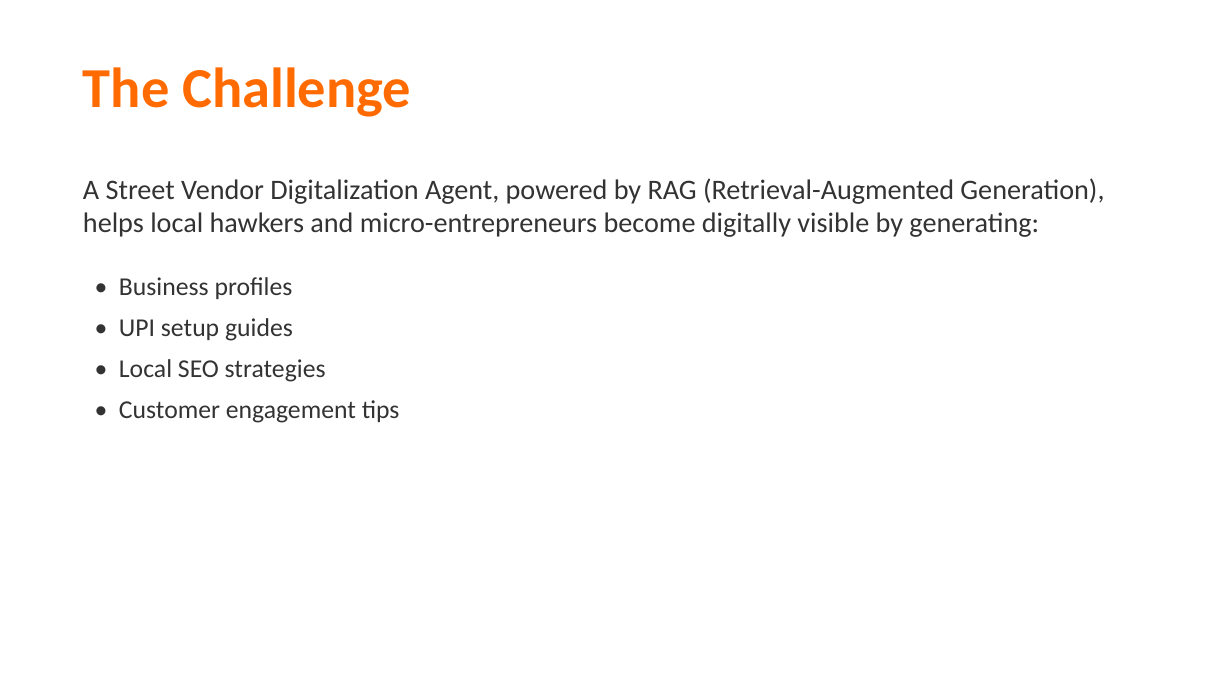
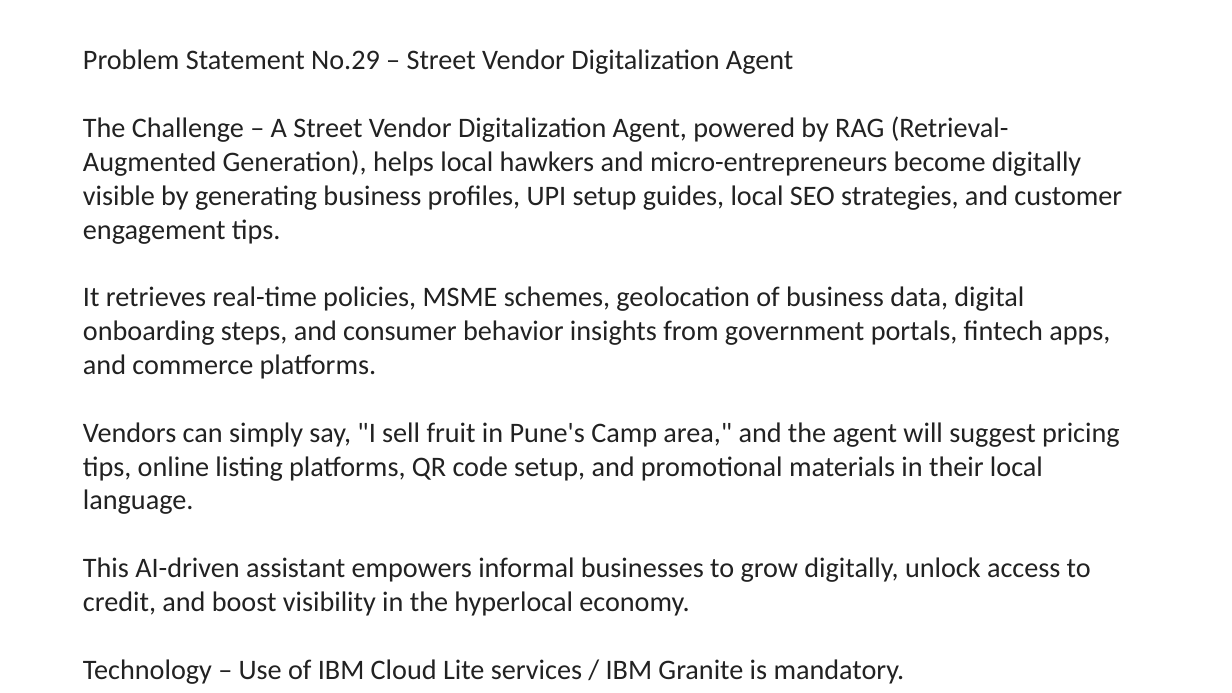
Before and after one commit to Veeresh-Math/Street-Vendor-Digitalization-Agent, a slide deck: slide 2 of Problem_Statement_29.pptx. Drawn at 1232x693 pixels with LibreOffice and Linux fonts; fonts in the diff are those of the drawing. Boxes give left, top, right and bottom in pixels: in the first picture for what was removed or moved away, otherwise in the second. Text is boxed around its words. In the diff, an @@ line names an element or a change of style, - is before the commit and + after.

Commit message:
Update PPTX with exact problem statement text

```diff
--- a/Problem_Statement_29.pptx
+++ b/Problem_Statement_29.pptx
@@ text at [83,49,1122,616]: text changed; text colour #333333 to #222222 @@
-A Street Vendor Digitalization Agent, powered by RAG (Retrieval-Augmented Generation), helps local hawkers and micro-entrepreneurs become digitally visible by generating:
-• Business profiles
-• UPI setup guides
-• Local SEO strategies
-• Customer engagement tips
+Problem Statement No.29 – Street Vendor Digitalization Agent
+The Challenge – A Street Vendor Digitalization Agent, powered by RAG (Retrieval-Augmented Generation), helps local hawkers and micro-entrepreneurs become digitally visible by generating business profiles, UPI setup guides, local SEO strategies, and customer engagement tips.
+It retrieves real-time policies, MSME schemes, geolocation of business data, digital onboarding steps, and consumer behavior insights from government portals, fintech apps, and commerce platforms.
+Vendors can simply say, "I sell fruit in Pune's Camp area," and the agent will suggest pricing tips, online listing platforms, QR code setup, and promotional materials in their local language.
+This AI-driven assistant empowers informal businesses to grow digitally, unlock access to credit, and boost visibility in the hyperlocal economy.
+Technology – Use of IBM Cloud Lite services / IBM Granite is mandatory.
@@ text removed at [83,67,411,117] @@
-The Challenge
```
Also in this commit, not shown: 1 other slide changed, 1 slide added, 4 slides removed.
